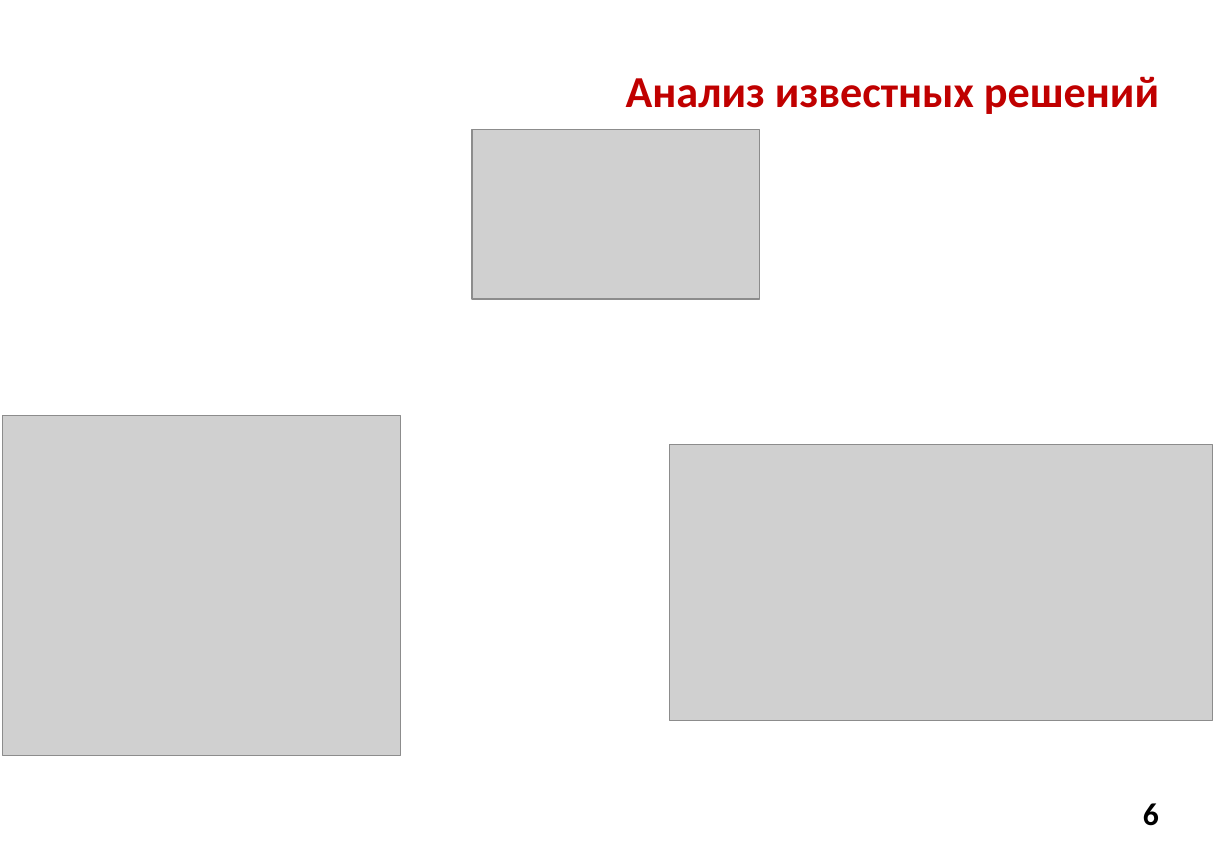
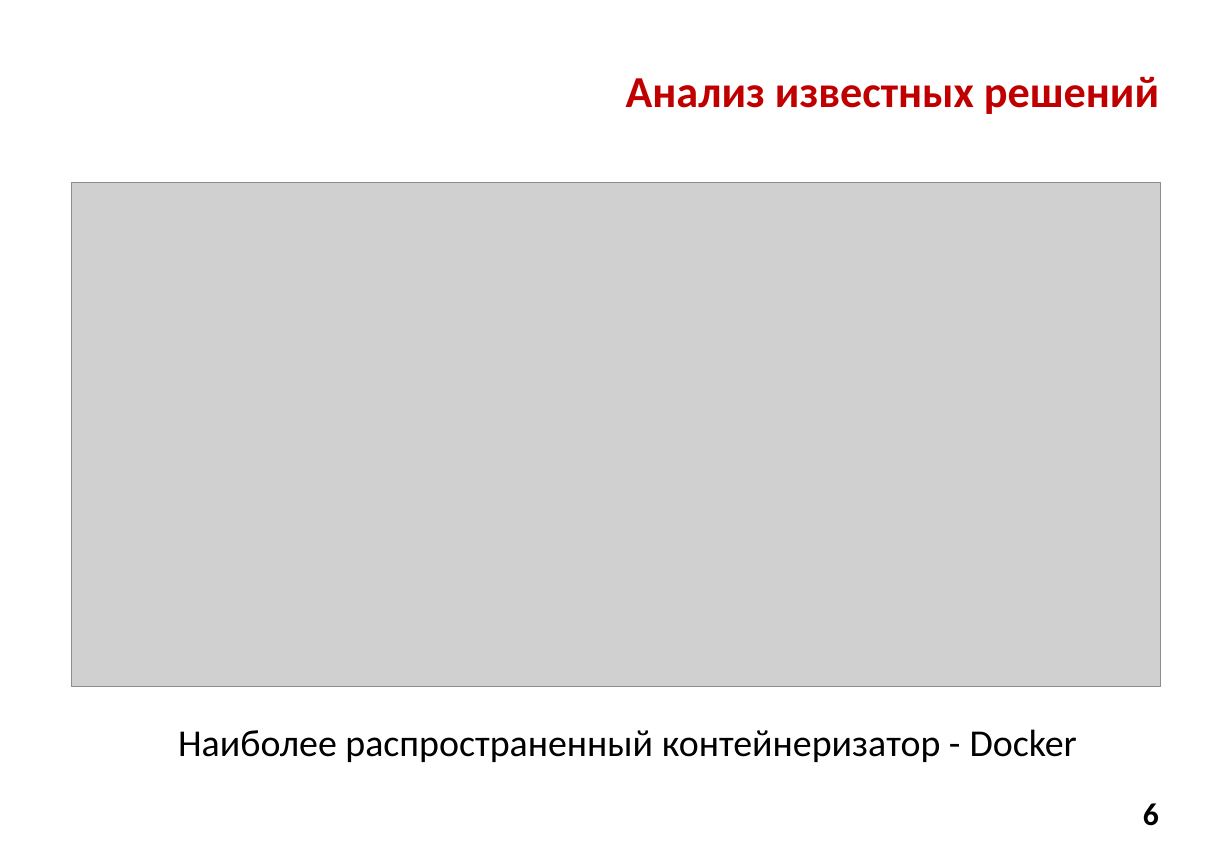
Before and after one commit to Alex-made/diplom, a slide deck: slide 6 of Презентация/Презентация диплома.pptx. Drawn at 1232x853 pixels with LibreOffice and Linux fonts; fonts in the diff are those of the drawing; grey boxes stand for pictures; background and template pictures are left out. Boxes give left, top, right and bottom in pixels: in the first picture for what was removed or moved away, otherwise in the second. Text is boxed around its words. In the diff, an @@ line names an element or a change of style, - is before the commit and + after.

```diff
--- a/Презентация/Презентация диплома.pptx
+++ b/Презентация/Презентация диплома.pptx
@@ picture removed at [472,130,760,299] @@
@@ picture added at [72,182,1160,686] @@
@@ picture removed at [2,415,400,755] @@
@@ picture removed at [670,445,1213,721] @@
@@ text added at [178,729,1077,762], 24 pt, text #000000 @@
+Наиболее распространенный контейнеризатор - Docker
```
Also in this commit, not shown: 10 other slides changed, 9 slides added, 2 slides removed, 2 other files.
